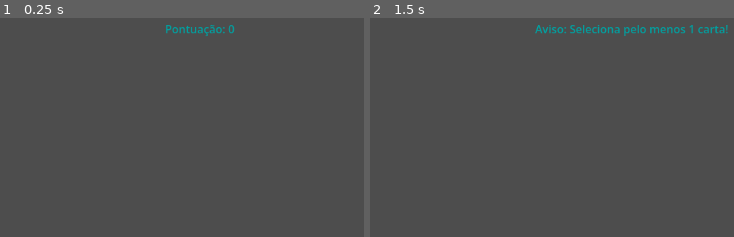
Above: before the commit, frames 1-2 (left to right).
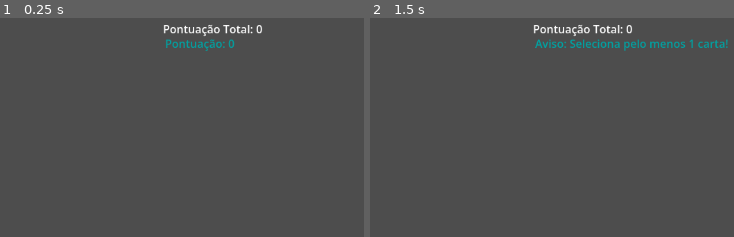
Above: after the commit, the same moments.

Repository: Campos45/des-poker
Game: Godot game, scene res://scenes/main.tscn
Same seed, same stepped clock (60 frames per second), same inputs: the game is played once before the commit and once after it.
Inputs:
- Up to frame 1 (0.25 s): no input
- Up to frame 2 (1.5 s): click "Jogar Mão" at 0.5 s; click "Jogar Mão" at 1.25 s
The pictures show only the part of the screen within x 50-100%, y 0-50%; the shares and areas given below are measured in that part.

The runs differ from the first frame. In frame 1, 1.0% of the frame differs, in the area x 45-72%, y 3-16%; in frame 2, 2.0%, in the area x 45-99%, y 3-16%.

Commit message:
Sprint 11: O Banco e a Pontuação Global

Diff:
--- a/scenes/main.tscn
+++ b/scenes/main.tscn
@@ -20,9 +20,9 @@
 
 [node name="ScoreLabel" type="Label" parent="." unique_id=441315085]
 offset_left = 858.0
-offset_top = 20.0
+offset_top = 41.0
 offset_right = 959.0
-offset_bottom = 43.0
+offset_bottom = 64.0
 theme_override_colors/font_color = Color(9.62615e-08, 0.6376515, 0.6396126, 1)
 text = "Pontuação: 0"
 
@@ -43,5 +43,12 @@
 offset_bottom = 606.0
 text = "Próxima Ronda"
 
+[node name="BankLabel" type="Label" parent="." unique_id=1775903302]
+offset_left = 855.0
+offset_top = 20.0
+offset_right = 946.0
+offset_bottom = 43.0
+text = "Pontuação Total: 0"
+
 [connection signal="pressed" from="PlayButton" to="." method="_on_play_button_pressed"]
 [connection signal="pressed" from="NextRoundButton" to="." method="_on_next_round_button_pressed"]
--- a/scripts/deck.gd
+++ b/scripts/deck.gd
@@ -22,6 +22,10 @@
 @onready var play_button = $PlayButton
 @onready var score_label = $ScoreLabel
 @onready var next_round_button = $NextRoundButton
+@onready var bank_label = $BankLabel # NOVA LINHA PARA A INTERFACE
+
+var global_bank = 0 # NOVA VARIÁVEL: Guarda o total acumulado do jogo inteiro
+
 
 func _ready():
 	randomize()
@@ -100,6 +104,10 @@
 
 	score_label.text = final_text
 
+	# --- DEPOSITAR NO BANCO GLOBAL ---
+	global_bank += grand_total
+	bank_label.text = "Banco Global: " + str(global_bank)
+
 	# Troca os botões
 	play_button.hide()
 	play_button.disabled = false
